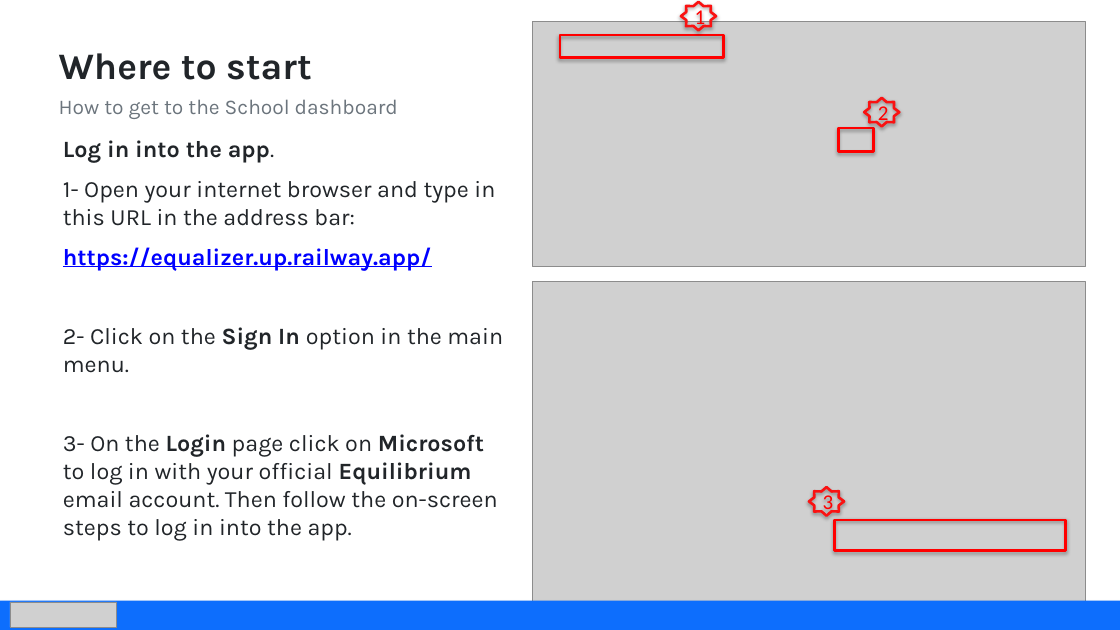
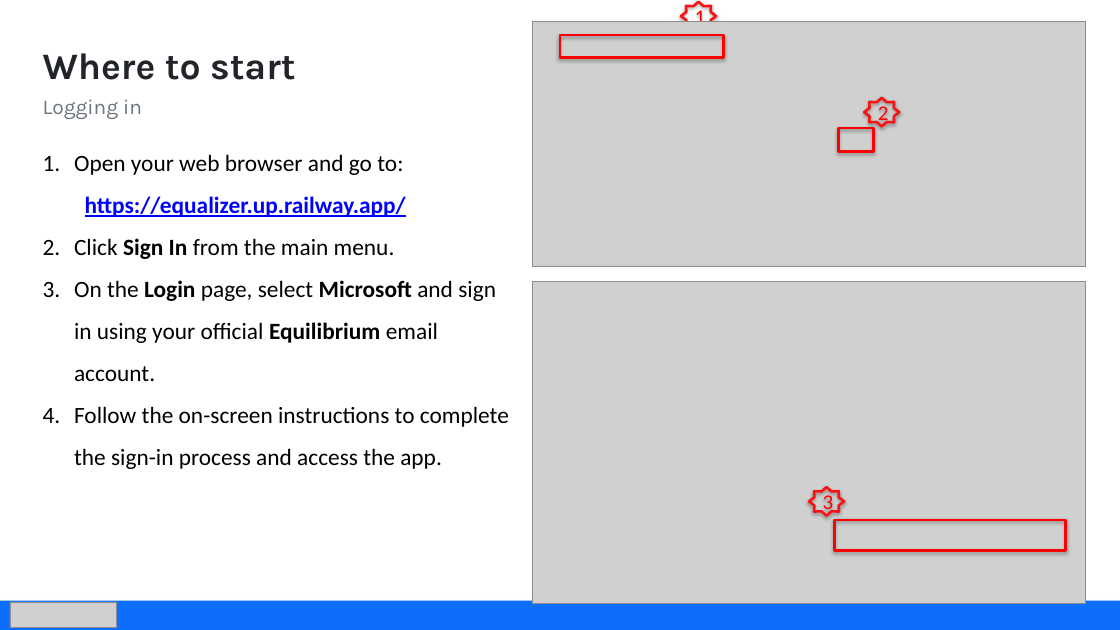
Before and after one commit to amin83p/Website-Core-Package, a slide deck: slide 3 of docs/training/teacher-daily-app/Teacher-Daily-App-Training.pptx. Drawn at 1120x630 pixels with LibreOffice and Linux fonts; fonts in the diff are those of the drawing; grey boxes stand for pictures. Boxes give left, top, right and bottom in pixels: in the first picture for what was removed or moved away, otherwise in the second. Text is boxed around its words. In the diff, an @@ line names an element or a change of style, - is before the commit and + after.

```diff
--- a/docs/training/teacher-daily-app/Teacher-Daily-App-Training.pptx
+++ b/docs/training/teacher-daily-app/Teacher-Daily-App-Training.pptx
@@ text "Where to start": place and size @@
-text "Where to start" at [59,53,398,119]
+text "Where to start" at [43,53,296,119]
@@ text at [43,99,142,119]: text changed @@
-How to get to the School dashboard
+Logging in
@@ text at [74,154,509,469]: text changed; font Karla to Calibri; text colour #212529 to #000000 @@
-Log in into the app.
-1- Open your internet browser and type in this URL in the address bar:
-https://equalizer.up.railway.app/
-2- Click on the Sign In option in the main menu.
-3- On the Login page click on Microsoft to log in with your official Equilibrium email account. Then follow the on-screen steps to log in into the app.
+1. Open your web browser and go to:
+   https://equalizer.up.railway.app/
+2. Click Sign In from the main menu.
+3. On the Login page, select Microsoft and sign in using your official Equilibrium email account.
+4. Follow the on-screen instructions to complete the sign-in process and access the app.
```
Also in this commit, not shown: 5 other slides changed, 6 slides added.
